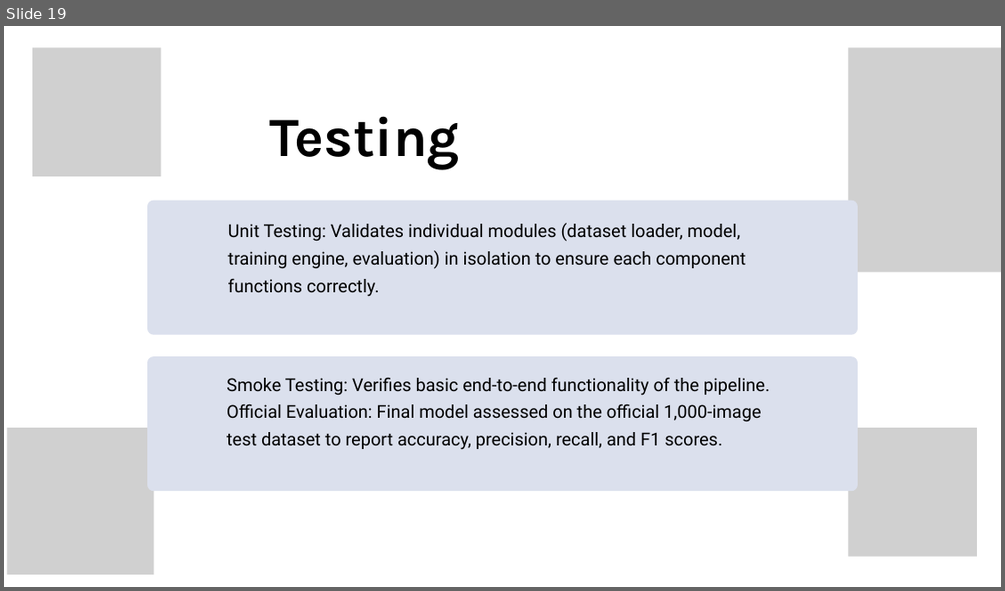
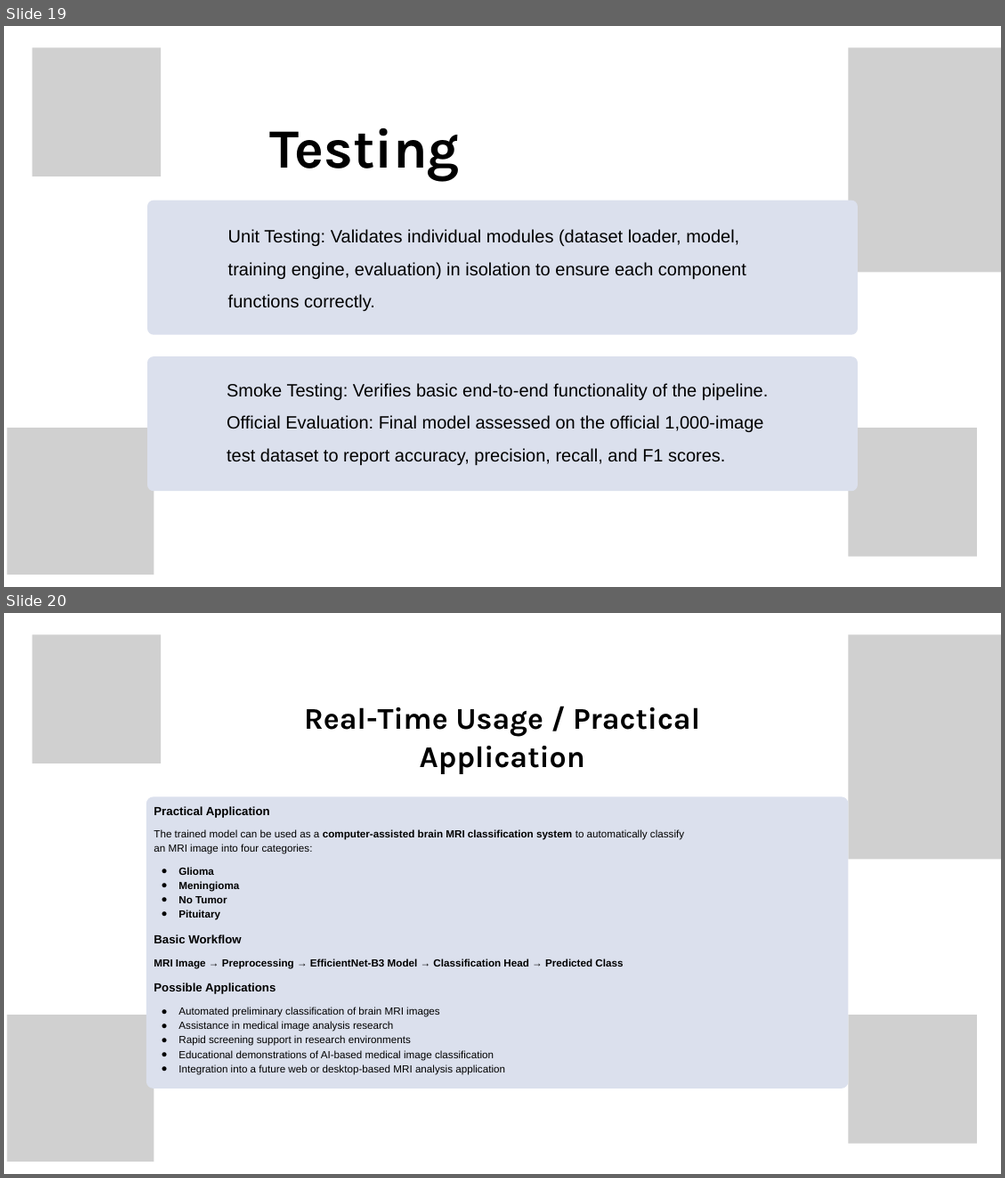
Before and after one commit to Belugabilli/BrainTumor-PE-1, a slide deck: Report/EfficientNet-B3 Project.pptx. Shown one above the other, each under a label of ours: slide 19 before the commit, slides 19 and 20 after it. The pictures are 1005x591 and 1005x1178 pixels, drawn with LibreOffice and Linux fonts; fonts in the diff are those of the drawing; grey boxes stand for pictures; background and template pictures are left out. Boxes give left, top, right and bottom in pixels: in the first picture for what was removed or moved away, otherwise in the second. Text is boxed around its words. In the diff, an @@ line names an element or a change of style, - is before the commit and + after.

```diff
--- a/Report/EfficientNet-B3 Project.pptx
+++ b/Report/EfficientNet-B3 Project.pptx
@@ slide 20 added at (4, 613, 1001, 1174), background picture (left out) @@
@@ picture added at (32, 634, 161, 763) @@
@@ picture added at (849, 634, 1001, 859) @@
@@ text added at (304, 707, 700, 774), 43.5 pt, text #000000, bold @@
+Real-Time Usage / Practical Application
@@ freeform shape added at (146, 797, 849, 1088), fill #DBE0ED @@
@@ text added at (154, 806, 684, 1075), 15 pt, text #000000 @@
+Practical Application
+The trained model can be used as a computer-assisted brain MRI classification system to automatically classify an MRI image into four categories:
+● Glioma
+● Meningioma
+● No Tumor
+● Pituitary
+Basic Workflow
+MRI Image → Preprocessing → EfficientNet-B3 Model → Classification Head → Predicted Class
+Possible Applications
+● Automated preliminary classification of brain MRI images
+● Assistance in medical image analysis research
+● Rapid screening support in research environments
+● Educational demonstrations of AI-based medical image classification
+● Integration into a future web or desktop-based MRI analysis application
@@ picture added at (7, 1014, 154, 1162) @@
@@ picture added at (849, 1014, 977, 1143) @@
@@ slide 19 changed as well @@
@@ text "Testing" at (270, 127, 460, 182): line spacing 85.5pt to 1.07 @@
@@ text "Unit Testing: Validates individual modules ..." at (228, 229, 746, 311): font Roboto to Arial; line spacing 39.5pt to 1.54 @@
@@ text "Smoke Testing: Verifies basic end-to-end ..." at (226, 383, 768, 465): font Roboto to Arial; line spacing 39.5pt to 1.54 @@
```
Also in this commit, not shown: 26 other slides changed, 1 other slide added, 3 slides removed.
